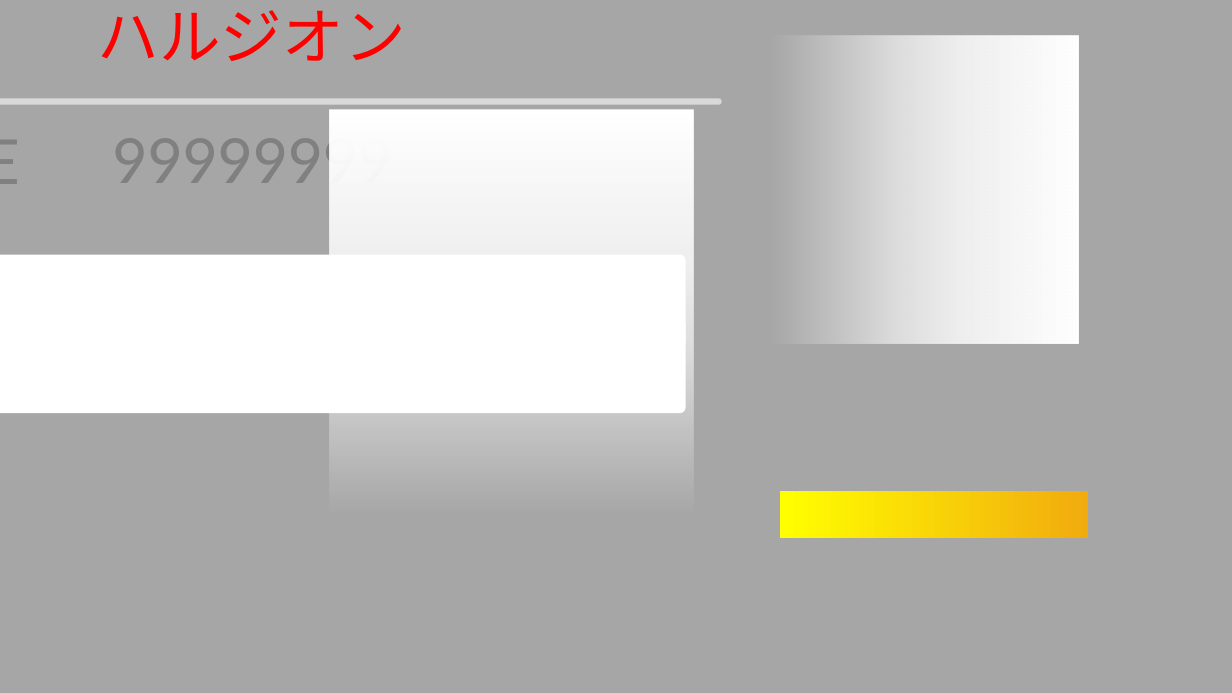
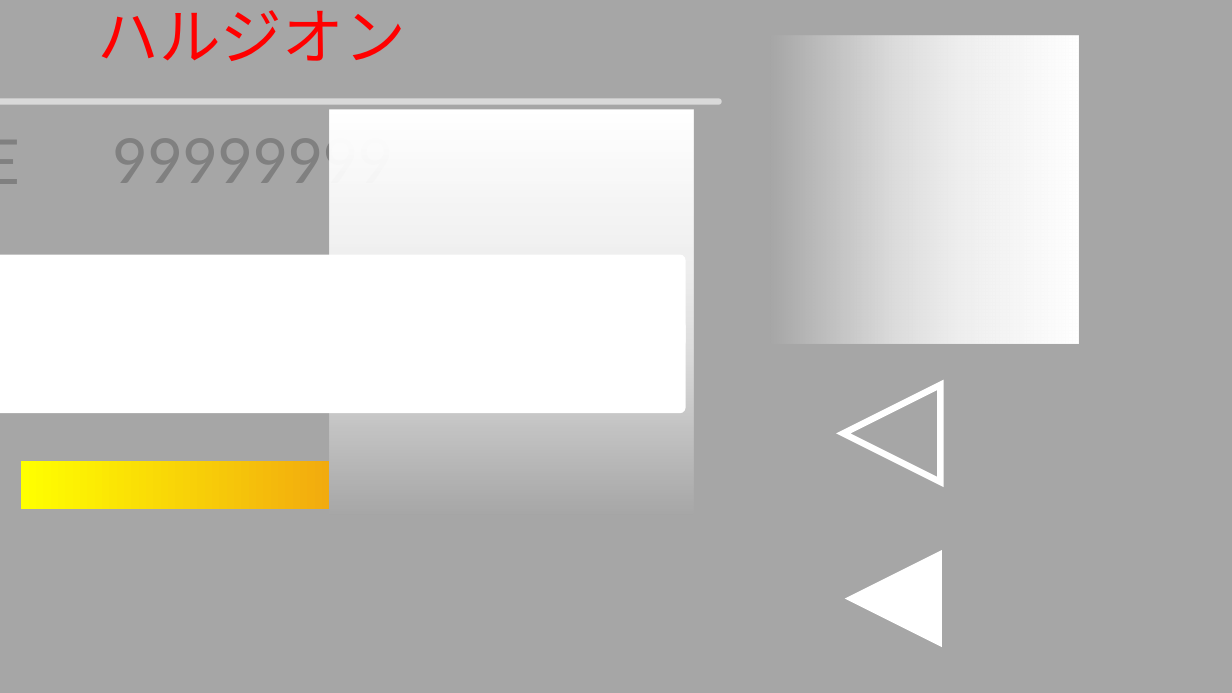
Before and after one commit to YuukiReiya/RhythmGame, a slide deck: slide 16 of resource.pptx. Drawn at 1232x693 pixels with LibreOffice and Linux fonts; fonts in the diff are those of the drawing. Boxes give left, top, right and bottom in pixels: in the first picture for what was removed or moved away, otherwise in the second. Text is boxed around its words. In the diff, an @@ line names an element or a change of style, - is before the commit and + after.

Commit message:
update make resource file.

```diff
--- a/resource.pptx
+++ b/resource.pptx
@@ triangle added at (x1=844, y1=385, x2=941, y2=482), outline #FFFFFF 5 pt @@
@@ rectangle moved from (x1=780, y1=491, x2=1088, y2=538) to (x1=21, y1=461, x2=329, y2=508) @@
@@ triangle added at (x1=845, y1=550, x2=942, y2=647), fill #FFFFFF @@
```
